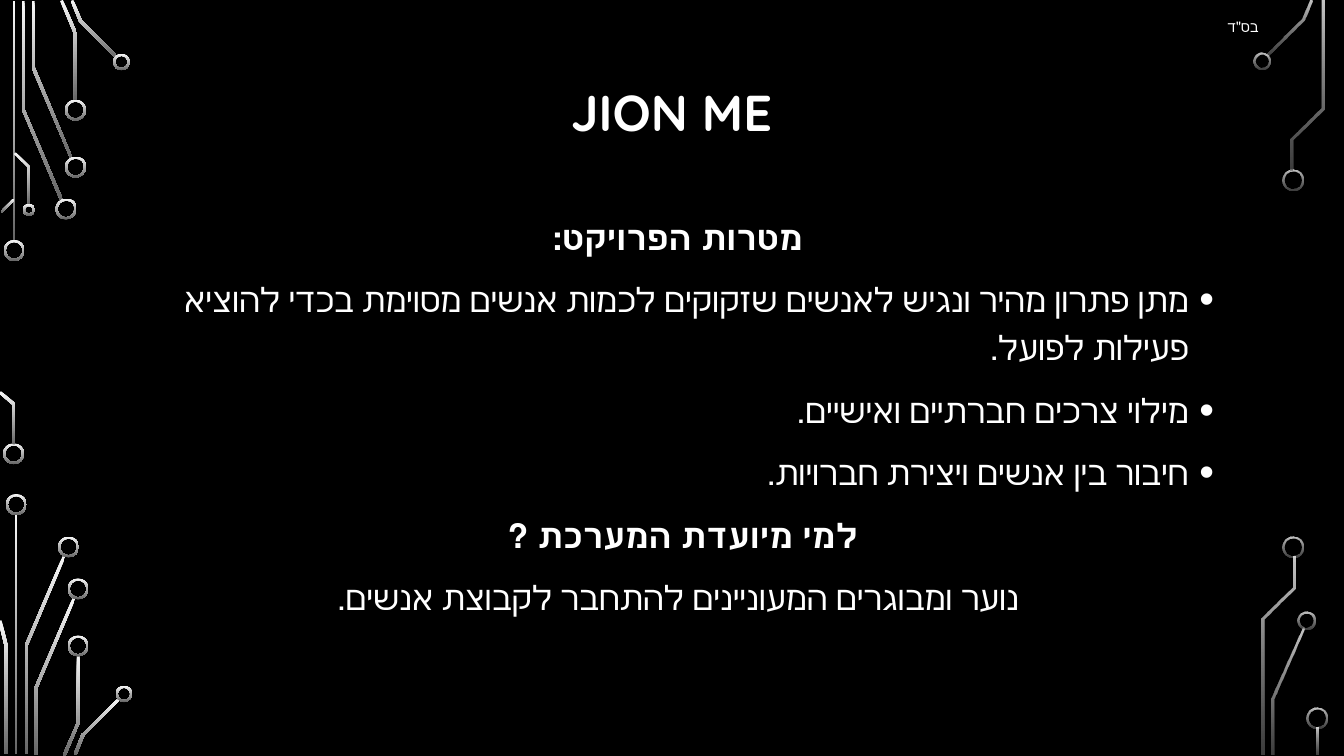
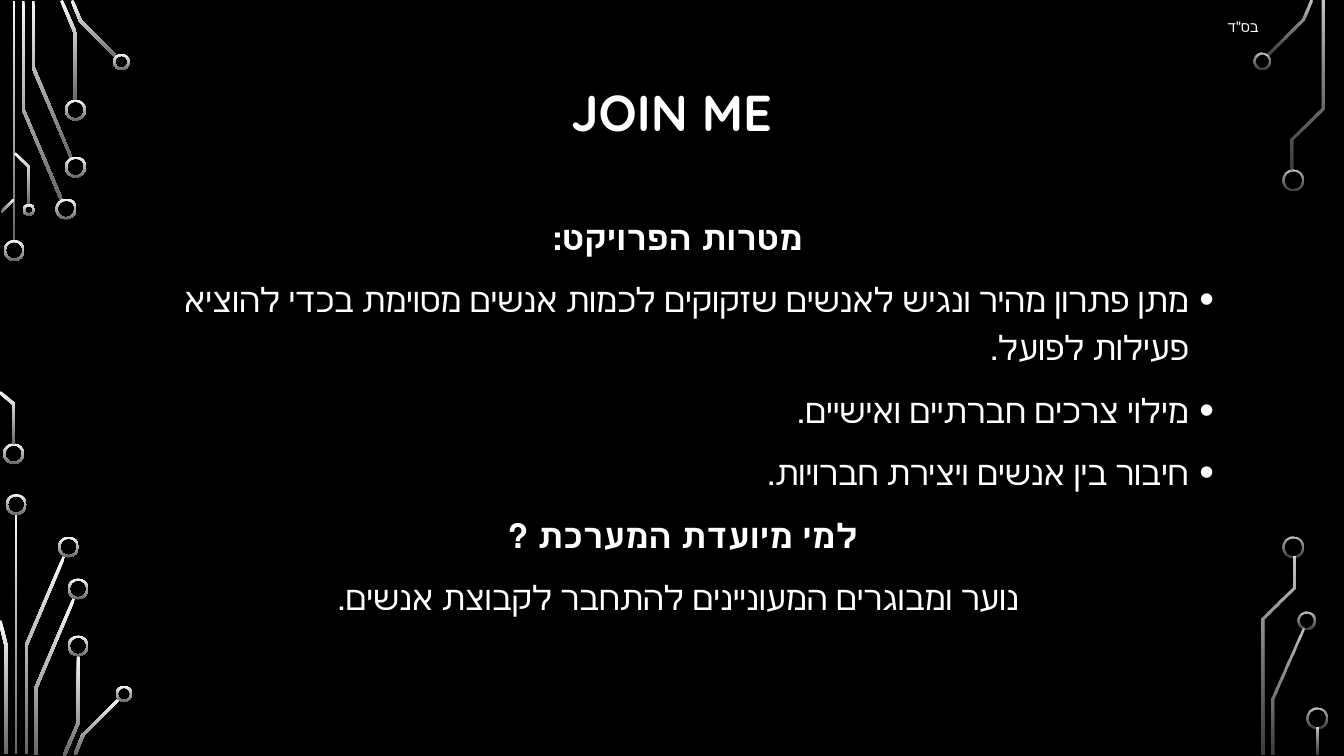
Before and after one commit to ShaharMachluf/Join-me-2, a slide deck: slide 3 of Presentation.pptx. Drawn at 1344x756 pixels with LibreOffice and Linux fonts; fonts in the diff are those of the drawing; background and template pictures are left out. Boxes give left, top, right and bottom in pixels: in the first picture for what was removed or moved away, otherwise in the second. Text is boxed around its words. In the diff, an @@ line names an element or a change of style, - is before the commit and + after.

```diff
--- a/Presentation.pptx
+++ b/Presentation.pptx
@@ title at (571, 95, 772, 132): text changed @@
-JION ME
+JOIN ME
```
Also in this commit, not shown: 5 other slides changed, 4 slides added, 1 slide removed.
